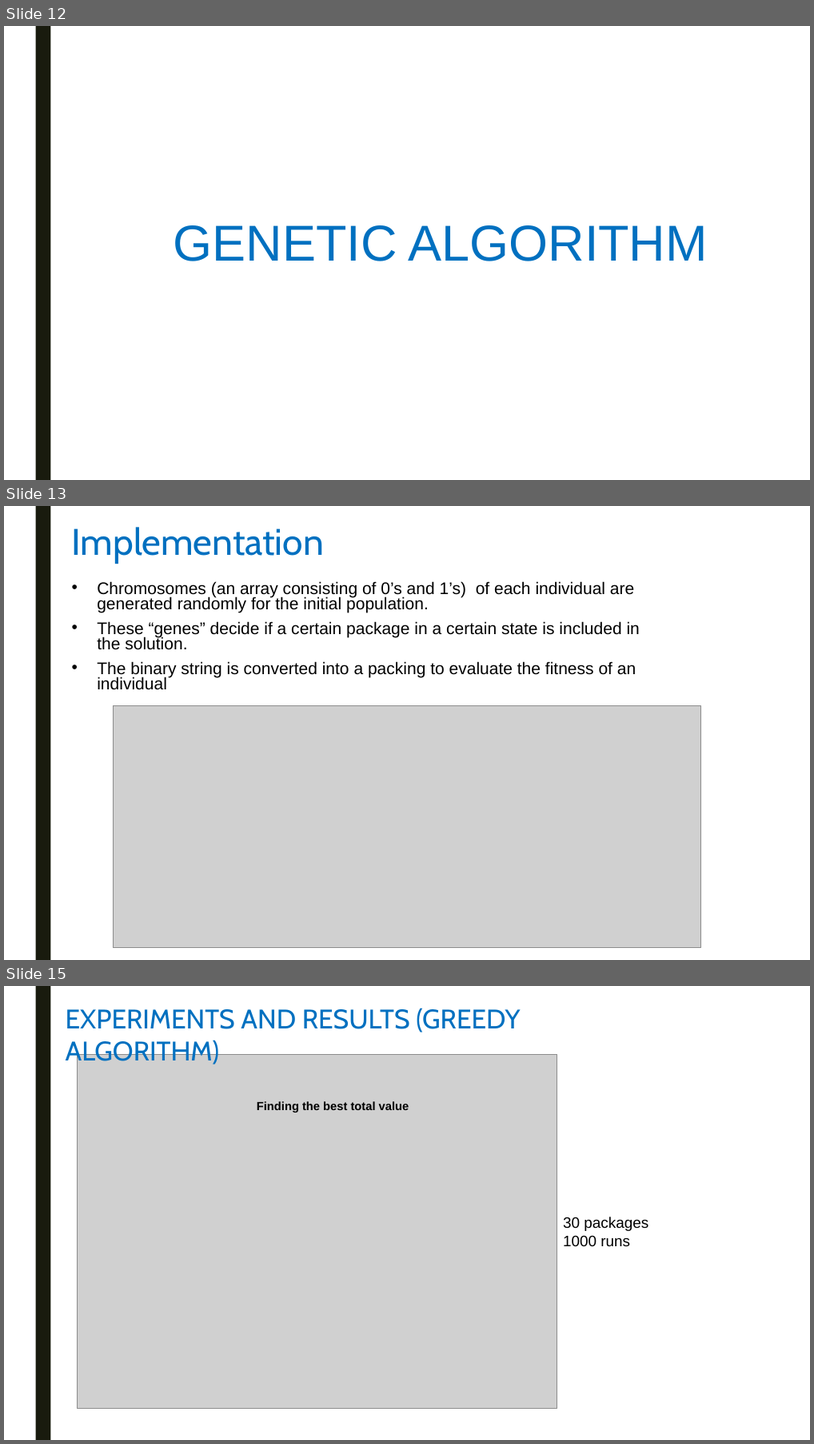
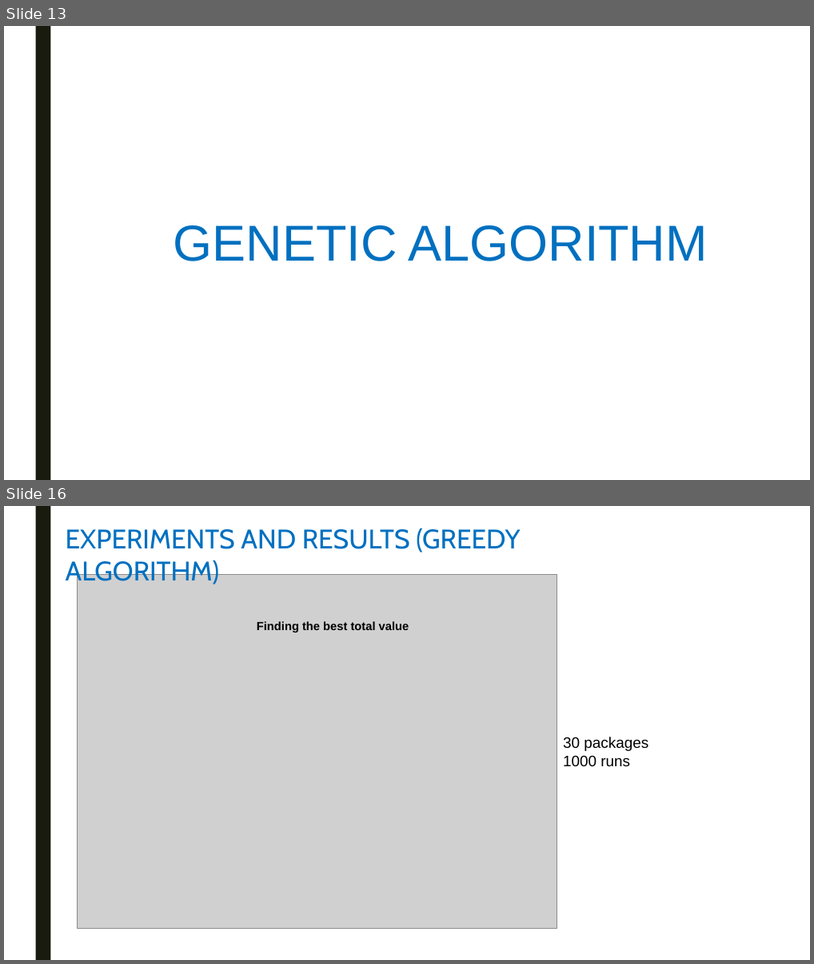
Before and after one commit to swengeler/PP3, a slide deck: Report, presentation and related stuff/Knapsack_problem.pptx. Shown one above the other, each under a label of ours: slides 12, 13 and 15 before the commit, slides 13 and 16 after it; the slides between them are not shown. The pictures are 814x1444 and 814x964 pixels, drawn with LibreOffice and Linux fonts; fonts in the diff are those of the drawing; grey boxes stand for pictures. Boxes give left, top, right and bottom in pixels: in the first picture for what was removed or moved away, otherwise in the second. Text is boxed around its words. In the diff, an @@ line names an element or a change of style, - is before the commit and + after.

```diff
--- a/Report, presentation and related stuff/Knapsack_problem.pptx
+++ b/Report, presentation and related stuff/Knapsack_problem.pptx
@@ slide 13 removed at [4, 506, 810, 960], background #FFFFFF; not listed: 1 template element that a slide beside it also shows @@
@@ title removed at [72, 527, 324, 564] @@
-Implementation
@@ text removed at [97, 581, 640, 690] @@
-• Chromosomes (an array consisting of 0’s and 1’s) of each individual are generated randomly for the initial population.
-• These “genes” decide if a certain package in a certain state is included in the solution.
-• The binary string is converted into a packing to evaluate the fitness of an individual
@@ picture removed at [113, 706, 702, 947] @@
@@ what was slide 12 is now slide 13 @@
@@ what was slide 15 is now slide 16 @@
```
Also in this commit, not shown: 11 slides changed, 5 slides added, 2 other slides removed.
